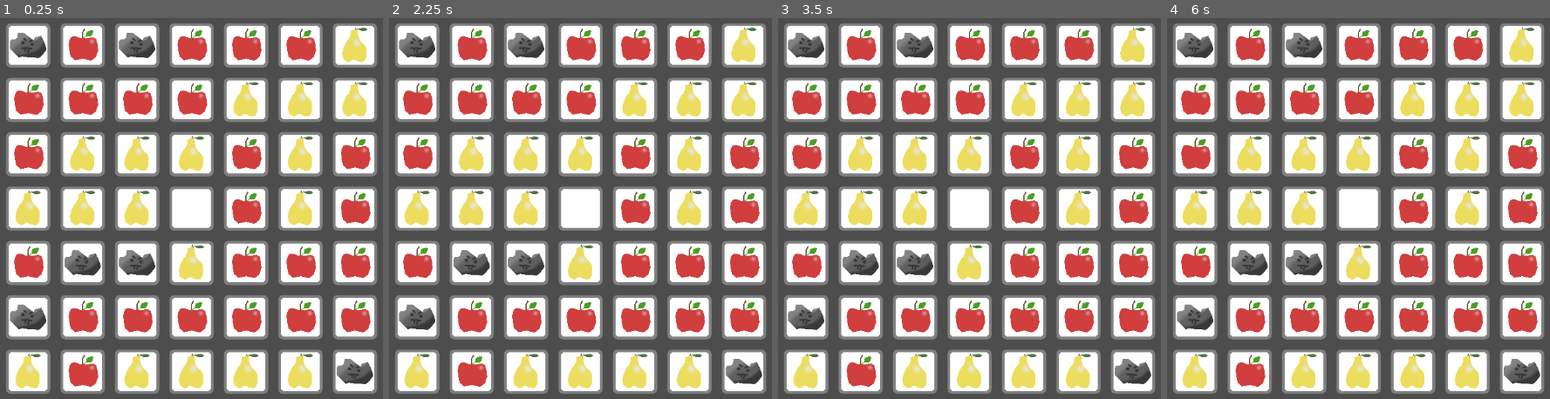
Above: before the commit, frames 1-4 (left to right).
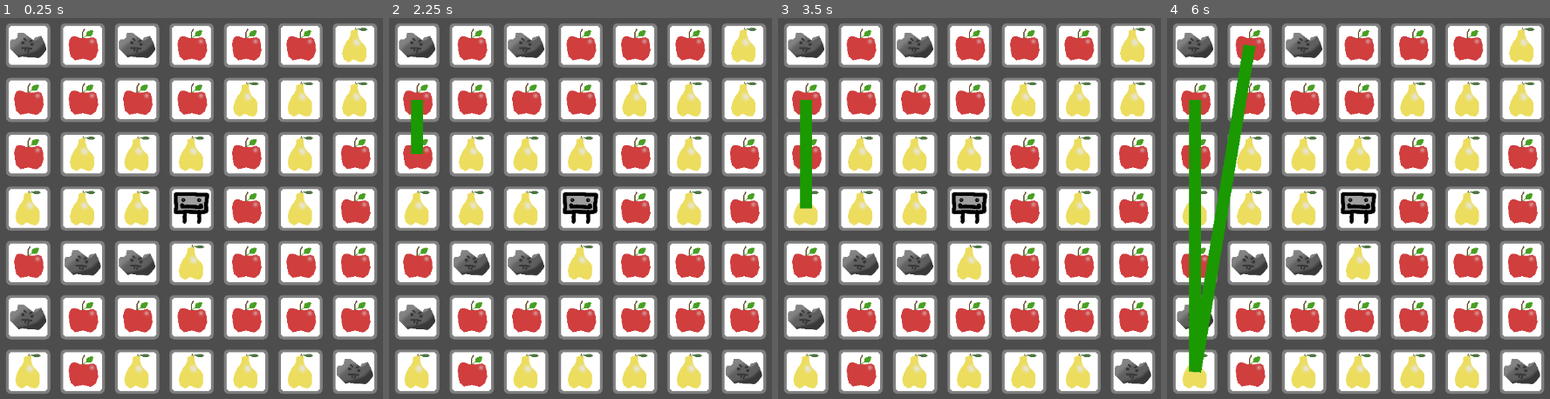
Above: after the commit, the same moments.

Repository: Maerorr/connect-game
Game: Godot game, scene res://Scenes/main.tscn
Same seed, same stepped clock (60 frames per second), same inputs: the game is played once before the commit and once after it.
Inputs (mouse positions are in pixels of both pictures, inside the frame that each line leads up to):
- Up to frame 1 (0.25 s): no input
- Up to frame 2 (2.25 s): tap Enter at 0.5, 2 s; move the mouse to (415, 44) at 0.52 s; press the mouse at (415, 44) at 0.53 s; tap Space at 1.25 s; move the mouse to (415, 98) at 1.27 s; release the mouse at (415, 98) at 1.28 s; click (415, 98) at 1.35 s; move the mouse to (415, 155) at 2.02 s; press the mouse at (415, 155) at 2.03 s
- Up to frame 3 (3.5 s): tap Space at 2.75 s; move the mouse to (804, 208) at 2.77 s; release the mouse at (804, 208) at 2.78 s; click (804, 208) at 2.85 s
- Up to frame 4 (6 s): tap Enter at 3.5 s; move the mouse to (1193, 261) at 3.52 s; press the mouse at (1193, 261) at 3.53 s; tap Space at 4.25 s; move the mouse to (1193, 315) at 4.27 s; release the mouse at (1193, 315) at 4.28 s; click (1193, 315) at 4.35 s; move the mouse to (1193, 372) at 5.02 s; press the mouse at (1193, 372) at 5.03 s; move the mouse to (1251, 44) at 5.77 s; release the mouse at (1251, 44) at 5.78 s; click (1251, 44) at 5.85 s

The runs differ from the first frame. In frame 1, 0.6% of the frame differs, in the area x 45-55%, y 45-55%; in frame 2, 1.0%; in frame 3, 1.5%; in frame 4, 5.4%, in the area x 5-55%, y 6-94%.

Commit message:
feat: guy moves woo

Diff:
--- a/Scenes/main.tscn
+++ b/Scenes/main.tscn
@@ -1,8 +1,10 @@
-[gd_scene load_steps=4 format=3 uid="uid://daj2h1j2m5800"]
+[gd_scene load_steps=6 format=3 uid="uid://daj2h1j2m5800"]
 
 [ext_resource type="Script" uid="uid://d4ngyyws870kn" path="res://Scripts/globals/globals.gd" id="2_8gbba"]
+[ext_resource type="Script" uid="uid://fstsemk4f8q0" path="res://Scripts/character.gd" id="2_21xkr"]
 [ext_resource type="Script" uid="uid://hphfnjdctkm0" path="res://Scripts/grid_controller.gd" id="2_bo1nx"]
 [ext_resource type="Script" uid="uid://cveo53w881hv5" path="res://Scripts/map_loader.gd" id="2_jjvhh"]
+[ext_resource type="Texture2D" uid="uid://c7bn460ronj0n" path="res://Sprites/character.png" id="2_kry3j"]
 
 [node name="Node2D" type="Node2D"]
 
@@ -10,6 +12,15 @@
 position = Vector2(576, 314)
 script = ExtResource("2_bo1nx")
 tile_size = 80
+
+[node name="character" type="Node2D" parent="grid_controller"]
+z_index = 2
+position = Vector2(0, -1)
+script = ExtResource("2_21xkr")
+
+[node name="Sprite2D" type="Sprite2D" parent="grid_controller/character"]
+scale = Vector2(0.117188, 0.117188)
+texture = ExtResource("2_kry3j")
 
 [node name="line_renderer" type="Line2D" parent="grid_controller"]
 z_index = 1
--- /dev/null
+++ b/Scripts/character.gd
@@ -0,0 +1,46 @@
+class_name Character extends Node2D
+# grid travelling character
+
+var current_tile: ClickableTile = null
+var next_tile: ClickableTile = null
+@export var time_to_move_seconds: float = 0.25 # time in seconds to move to the next tile
+var move_tween: Tween = null
+var path: Array[ClickableTile] = []
+
+signal move_completed(current_tile: ClickableTile)
+signal whole_move_completed()
+
+func move(_path: Array[ClickableTile]) -> void:
+    path = _path
+    move_coroutine()
+
+func move_coroutine() -> void:
+    for tile in path:
+        print("Moving from ", current_tile.position_in_grid, " to tile at position: ", tile.position_in_grid)
+        travel_to_tile(tile)
+        await self.move_completed
+    on_whole_move_completed()
+
+func travel_to_tile(tile: ClickableTile) -> void:
+    if (Globals.distance_between(current_tile, tile) > 1):
+        print("Cannot travel to tile that is not adjacent.")
+        return
+    if (current_tile == tile):
+        print("Already on the tile.")
+        return
+    if (move_tween != null):
+        move_tween.stop()
+    next_tile = tile
+    move_tween = get_tree().create_tween()
+    move_tween.tween_property(self, "position", tile.position, time_to_move_seconds)
+    move_tween.tween_callback(_on_move_completed)
+
+func _on_move_completed() -> void:
+    current_tile = next_tile
+    move_completed.emit(next_tile)
+
+func on_whole_move_completed() -> void:
+    whole_move_completed.emit()
+    path.clear()
+    next_tile = null
+    move_tween = null
--- a/Scripts/clickable_tile.gd
+++ b/Scripts/clickable_tile.gd
@@ -2,7 +2,20 @@
 
 var grid: GridController = null
 var position_in_grid: Vector2i = Vector2i.ZERO
-var tile_type = Globals.TILE_TYPE.EMPTY
+var tile_type = Globals.TILE_TYPE.EMPTY:
+	set(new_type):
+		match new_type as Globals.TILE_TYPE:
+			Globals.TILE_TYPE.APPLE:
+				sprite_node.texture = Globals.apple_sprite
+			Globals.TILE_TYPE.PEAR:
+				sprite_node.texture = Globals.pear_sprite
+			Globals.TILE_TYPE.OBSTACLE:
+				sprite_node.texture = Globals.obstacle_sprite
+			Globals.TILE_TYPE.CHARACTER:
+				sprite_node.texture = null # character is outside of the tile
+			Globals.TILE_TYPE.EMPTY:
+				sprite_node.texture = null
+		tile_type = new_type
 
 @onready var sprite_node: Sprite2D = $main_sprite
 
@@ -32,18 +45,3 @@
 
 func _on_item_area_mouse_entered():
 	tile_hovered.emit(self)
-
-# set the tile type.
-# This will also change the sprite texture based on the tile type.
-func set_type(new_tile_type: int):
-	var tile_type_enum = new_tile_type as Globals.TILE_TYPE
-	match tile_type_enum as Globals.TILE_TYPE:
-		Globals.TILE_TYPE.APPLE:
-			sprite_node.texture = Globals.apple_sprite
-		Globals.TILE_TYPE.PEAR:
-			sprite_node.texture = Globals.pear_sprite
-		Globals.TILE_TYPE.OBSTACLE:
-			sprite_node.texture = Globals.obstacle_sprite
-		Globals.TILE_TYPE.EMPTY:
-			sprite_node.texture = null
-	self.tile_type = tile_type_enum
--- a/Scripts/globals/globals.gd
+++ b/Scripts/globals/globals.gd
@@ -1,9 +1,16 @@
 extends Node
 
 ## ENUMS
-enum TILE_TYPE {APPLE, PEAR, OBSTACLE, EMPTY}
+enum TILE_TYPE {APPLE, PEAR, OBSTACLE, CHARACTER, EMPTY}
 
 ## REFS
 @export var apple_sprite: Texture2D = preload("res://Sprites/apel.png")
 @export var pear_sprite: Texture2D = preload("res://Sprites/pear.png")
 @export var obstacle_sprite: Texture2D = preload("res://Sprites/stone.png")
+@export var character_sprite: Texture2D = preload("res://Sprites/character.png")
+
+## HELPER FUNCTIONS
+# returns chebyshev distance between two tiles (meaning, 8 nearest neighbours are considered as distance of 1)
+func distance_between(tile_a: ClickableTile, tile_b: ClickableTile) -> int:
+	# chebyshev distance
+	return max(abs(tile_a.position_in_grid.x - tile_b.position_in_grid.x), abs(tile_a.position_in_grid.y - tile_b.position_in_grid.y))
--- a/Scripts/grid_controller.gd
+++ b/Scripts/grid_controller.gd
@@ -9,12 +9,18 @@
 var tile_prefab: PackedScene = preload("res://Prefabs/clickable_tile.tscn")
 
 var selected_tiles: Array[ClickableTile] = []
-var map_data: Array[int] = []
+var map_data: Array[Globals.TILE_TYPE] = []
 var selecting: bool = false
+var character_tile: ClickableTile = null
+@onready var character: Character = $character
 @onready var line_renderer: Line2D = get_node("line_renderer")
 var currently_selecting_type: Globals.TILE_TYPE = Globals.TILE_TYPE.EMPTY
 
-func _on_map_loader_map_loaded(loaded_map_size: Vector2i, loaded_map_data: Array[int]) -> void:
+func _ready():
+	character.move_completed.connect(_on_character_move_completed)
+	character.whole_move_completed.connect(_on_character_whole_move_completed)
+
+func _on_map_loader_map_loaded(loaded_map_size: Vector2i, loaded_map_data: Array[Globals.TILE_TYPE]) -> void:
 	map_size = loaded_map_size
 	map_data = loaded_map_data
 
@@ -39,20 +45,22 @@
 	tile_instance.scale = Vector2(tile_size / size.x, tile_size / size.y)
 	tile_instance.set_position_in_grid(Vector2i(x, y))
 	tile_instance.set_grid(self)
-	tile_instance.set_type(map_data[y + x * map_size.y])
+	tile_instance.tile_type = map_data[y + x * map_size.y] as Globals.TILE_TYPE
 	# connect signals
 	tile_instance.tile_clicked.connect(on_tile_clicked)
 	tile_instance.tile_hovered.connect(on_tile_hovered)
 	clickable_tiles.append(tile_instance)
+	if tile_instance.tile_type == Globals.TILE_TYPE.CHARACTER:
+		character_tile = tile_instance
+		character.current_tile = tile_instance
+		print("Character tile found at position: ", tile_instance.position_in_grid)
 
 func _process(_delta: float) -> void:
 	if selecting:
 		if Input.is_action_just_released("left_click"):
 			print("Selection ended, total selected tiles: ", selected_tiles.size())
 			selecting = false
-			# do something with selected tiles then clear the selection
-			selected_tiles.clear()
-			line_renderer.clear_points()
+			character.move(selected_tiles)
 
 func get_tile(xy_idx: Vector2i) -> ClickableTile:
 	if xy_idx.x < 0 or xy_idx.x >= map_size.x or xy_idx.y < 0 or xy_idx.y >= map_size.y:
@@ -62,6 +70,8 @@
 func on_tile_clicked(tile: ClickableTile):
 	var xy_idx: Vector2i = tile.position_in_grid
 	print("Tile clicked at position, callback from grid ", xy_idx)
+	if tile.tile_type == Globals.TILE_TYPE.OBSTACLE or tile.tile_type == Globals.TILE_TYPE.EMPTY or tile.tile_type == Globals.TILE_TYPE.CHARACTER:
+		return
 	if selected_tiles.has(tile) == false:
 		selected_tiles.append(tile)
 		currently_selecting_type = tile.tile_type
@@ -72,10 +82,17 @@
 	if selecting:
 		next_tile_selection_logic(tile)
 		return
-		# if selected_tiles.has(xy_idx) == false:
-		# 	selected_tiles[xy_idx] = tile
-		# 	line_renderer.add_point(tile.position)
-		# dont handle otherwise
+
+func can_start_selection(tile: ClickableTile) -> bool:
+	if selecting:
+		return false
+	if tile.tile_type == Globals.TILE_TYPE.OBSTACLE or tile.tile_type == Globals.TILE_TYPE.EMPTY:
+		return false
+	if selected_tiles.has(tile):
+		return false
+	if Globals.distance_between(character_tile, tile) > 1:
+		return false
+	return true
 
 func next_tile_selection_logic(next_tile: ClickableTile):
 	var prev_tile: ClickableTile = selected_tiles[-1]
@@ -94,3 +111,12 @@
 
 	selected_tiles.append(next_tile)
 	line_renderer.add_point(next_tile.position)
+
+func _on_character_move_completed(current_tile: ClickableTile) -> void:
+	current_tile.tile_type = Globals.TILE_TYPE.EMPTY
+
+func _on_character_whole_move_completed() -> void:
+	selected_tiles.clear()
+	line_renderer.clear_points()
+	selecting = false
+	print("Character has completed the move, selection cleared.")
--- a/Scripts/map_loader.gd
+++ b/Scripts/map_loader.gd
@@ -4,7 +4,7 @@
 
 @export var map_file_path: String = "res://Maps/test_map.txt"
 var map_size: Vector2i = Vector2i.ZERO
-var map_data: Array[int] = []
+var map_data: Array[Globals.TILE_TYPE] = []
 
 func _ready():
 	load_map_from_txt()
@@ -34,6 +34,8 @@
 						map_data.append(Globals.TILE_TYPE.PEAR)
 					'E':
 						map_data.append(Globals.TILE_TYPE.EMPTY)
+					'C':
+						map_data.append(Globals.TILE_TYPE.CHARACTER)
 					_:
 						print("Unknown tile type: ", c)
 	file.close()
Not shown, changed: Maps/test_map.txt
Not shown, added: Scripts/character.gd.uid
Binary file added: Sprites/character.png
Not shown, added: Sprites/character.png.import
